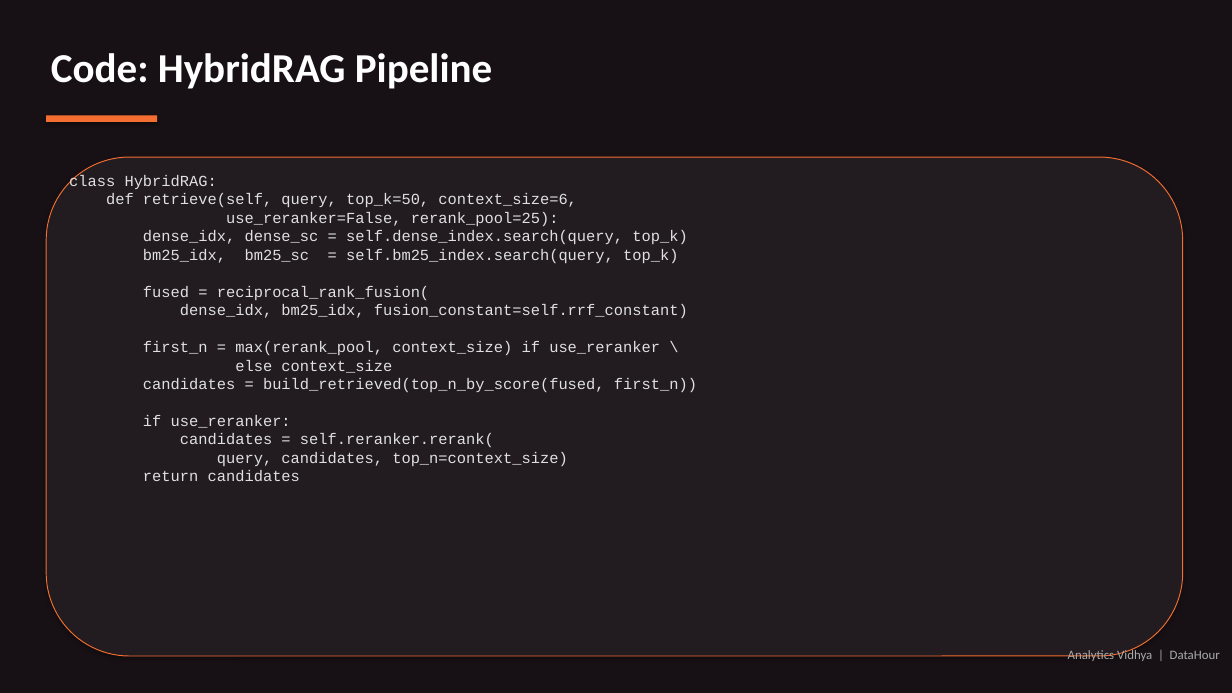
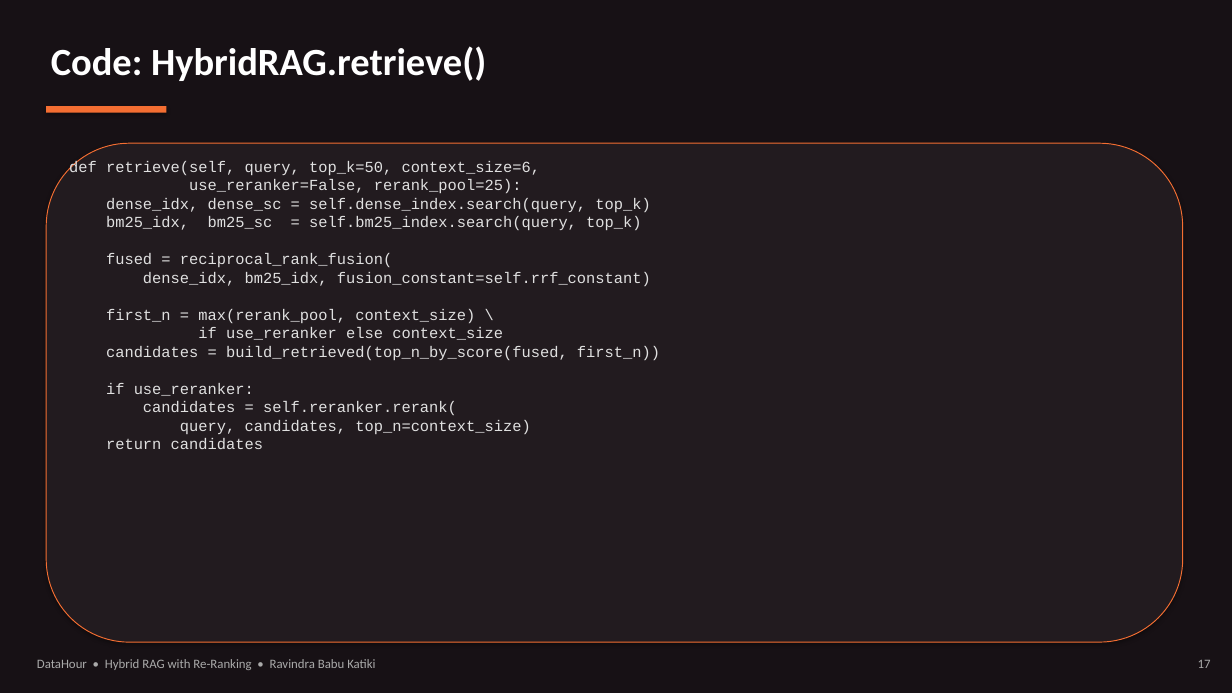
Before and after one commit to sunrise197605/Datahour_HybridRAG, a slide deck: slide 17 of DataHour_HybridRAG.pptx (slide 11 before the commit). Drawn at 1232x693 pixels with LibreOffice and Linux fonts; fonts in the diff are those of the drawing. Boxes give left, top, right and bottom in pixels: in the first picture for what was removed or moved away, otherwise in the second. Text is boxed around its words. In the diff, an @@ line names an element or a change of style, - is before the commit and + after.

Commit message:
Add class docstrings, self-contained demo notebook, and updated deck
Narrative 100-word docstrings on critical classes (HybridRAG,
DenseIndex, BM25Index, CrossEncoderReranker, LLMGenerator,
MistralChat) and key functions (reciprocal_rank_fusion,
build_prompt, CSFS/MRR/HitRate metrics). Ship a self-contained
Plan B notebook with both clean and pre-executed variants, and
the revised DataHour deck with Analytics Vidhya title art and
Vriksha logo.

```diff
--- a/DataHour_HybridRAG.pptx
+++ b/DataHour_HybridRAG.pptx
@@ text at [51, 46, 486, 81]: text changed; size 32 to 30 pt @@
-Code: HybridRAG Pipeline
+Code: HybridRAG.retrieve()
@@ rectangle: place and size @@
-rectangle at [46, 116, 157, 122]
+rectangle at [46, 106, 166, 113]
@@ rounded rectangle: place and size @@
-rounded rectangle at [46, 157, 1183, 656]
+rounded rectangle at [46, 143, 1183, 642]
@@ text "def retrieve(self, query, top_k=50, context_size=6,": place and size @@
-text "def retrieve(self, query, top_k=50, context_size=6," at [69, 174, 697, 481]
+text "def retrieve(self, query, top_k=50, context_size=6," at [69, 161, 660, 449]
@@ text at [69, 174, 217, 189]: paragraph removed @@
-class HybridRAG:
@@ text at [106, 309, 503, 340]: text changed @@
-first_n = max(rerank_pool, context_size) if use_reranker \
-else context_size
+first_n = max(rerank_pool, context_size) \
+if use_reranker else context_size
@@ text at [37, 659, 375, 670]: text changed @@
-Analytics Vidhya | DataHour
+DataHour • Hybrid RAG with Re-Ranking • Ravindra Babu Katiki
@@ text added at [1198, 660, 1211, 668], 10 pt, text #AAAAAA @@
+17
```
Also in this commit, not shown: 14 other slides changed, 16 slides added, 6 slides removed, 14 other files.
